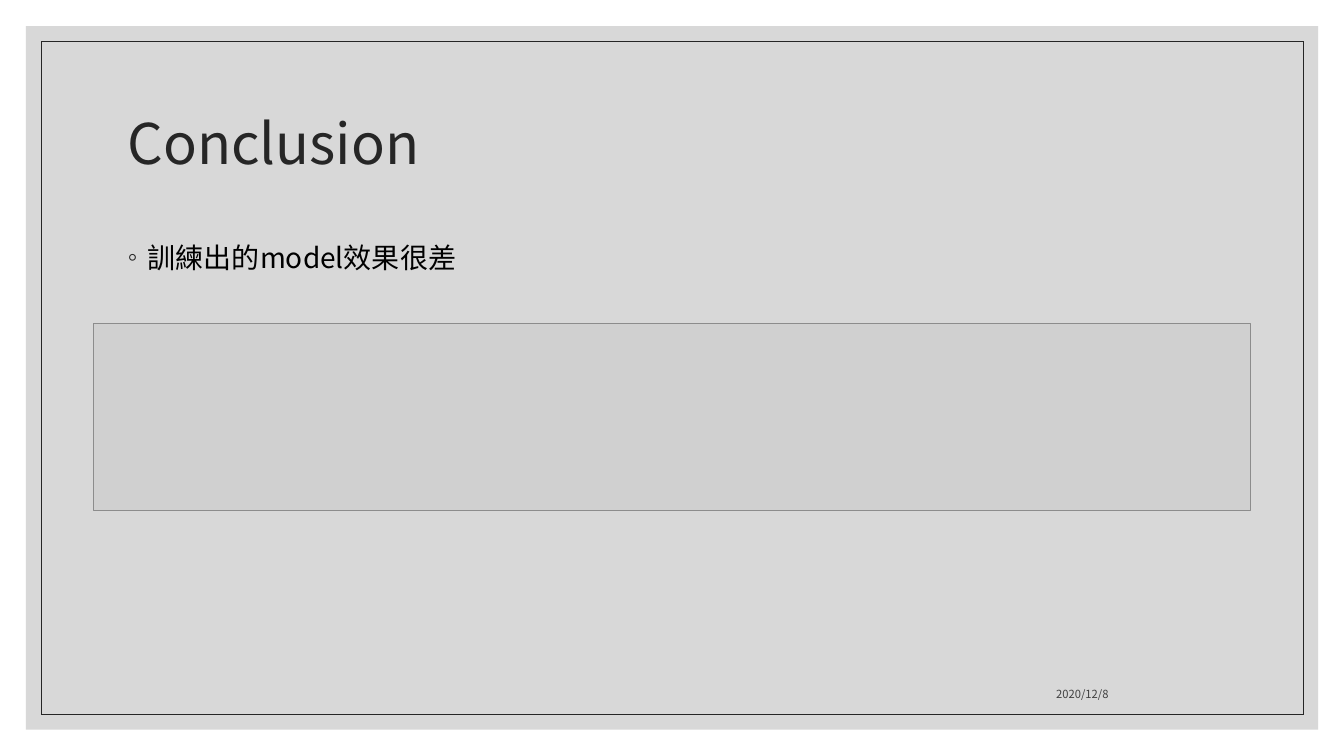
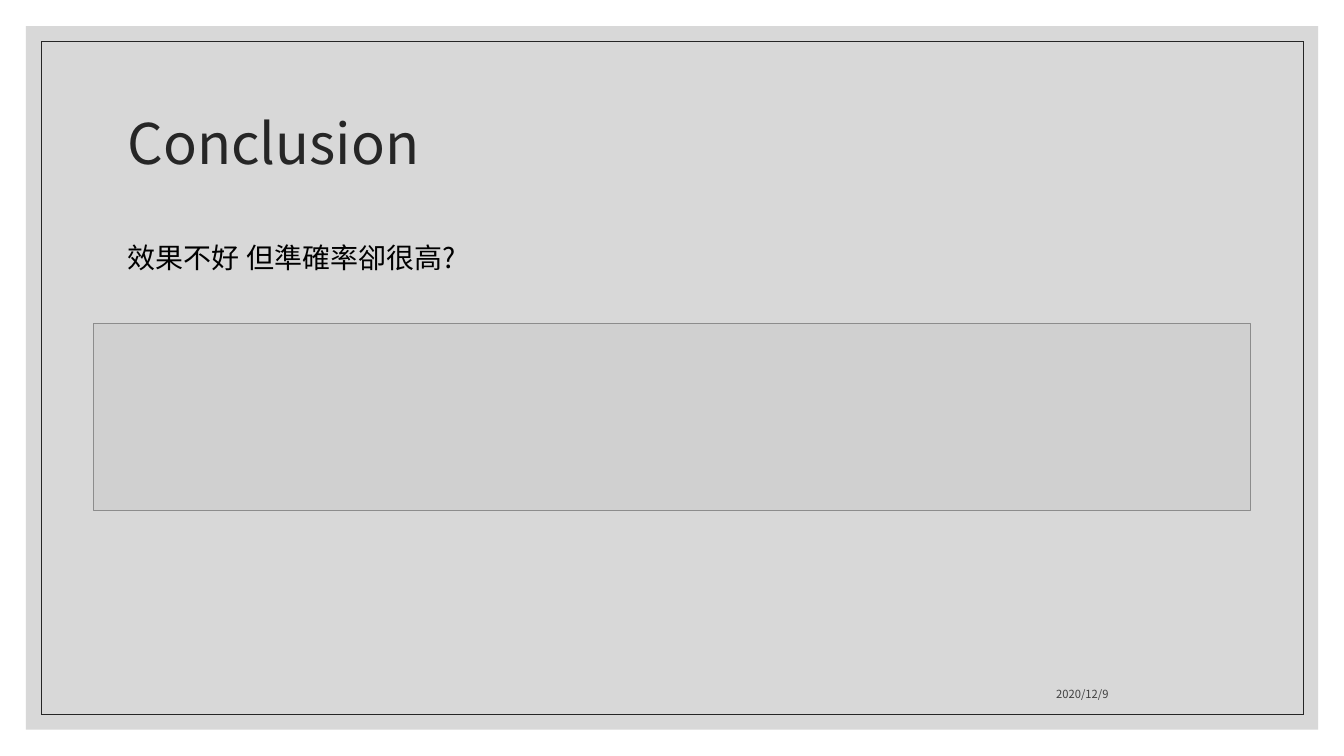
Before and after one commit to Minniemu/BERT-for-token-Classification, a slide deck: slide 6 of 20201210.pptx (slide 7 before the commit). Drawn at 1344x756 pixels with LibreOffice and Linux fonts; fonts in the diff are those of the drawing; grey boxes stand for pictures. Boxes give left, top, right and bottom in pixels: in the first picture for what was removed or moved away, otherwise in the second. Text is boxed around its words. In the diff, an @@ line names an element or a change of style, - is before the commit and + after.

```diff
--- a/20201210.pptx
+++ b/20201210.pptx
@@ text at (x1=128, y1=244, x2=456, y2=271): text changed @@
-◦ 訓練出的model效果很差
+效果不好 但準確率卻很高?
```
Also in this commit, not shown: 4 other slides changed, 3 slides added, 1 slide removed.
